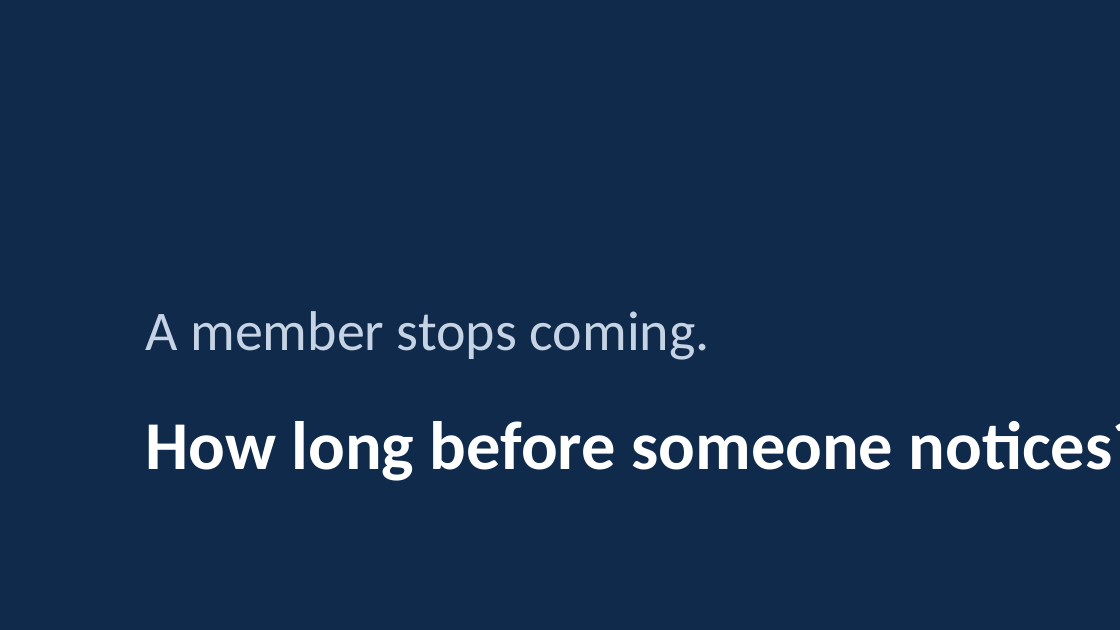
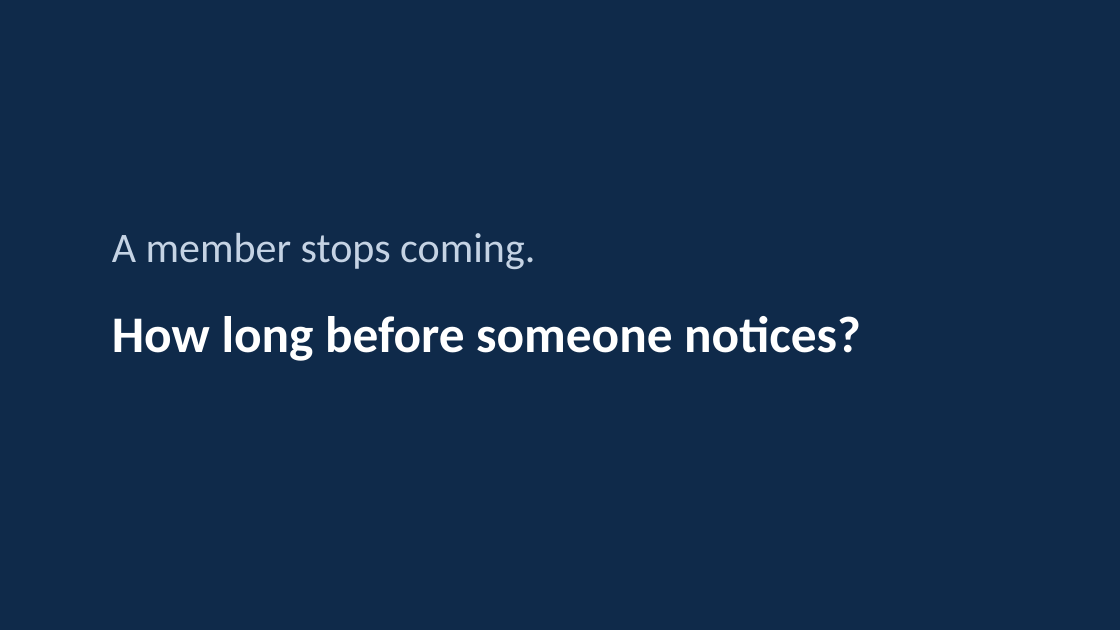
Before and after one commit to nhanhayhaw/ChurchCONNECT, a slide deck: slide 2 of docs/ChurchConnect-Leadership-Presentation.pptx. Drawn at 1120x630 pixels with LibreOffice and Linux fonts; fonts in the diff are those of the drawing. Boxes give left, top, right and bottom in pixels: in the first picture for what was removed or moved away, otherwise in the second. Text is boxed around its words. In the diff, an @@ line names an element or a change of style, - is before the commit and + after.

```diff
--- a/docs/ChurchConnect-Leadership-Presentation.pptx
+++ b/docs/ChurchConnect-Leadership-Presentation.pptx
@@ text "A member stops coming." moved from (x1=145, y1=311, x2=710, y2=360) to (x1=112, y1=233, x2=535, y2=269) @@
@@ text "A member stops coming." at (x1=112, y1=233, x2=535, y2=269): size 36 to 27 pt @@
@@ text "How long before someone notices?" moved from (x1=145, y1=421, x2=1120, y2=481) to (x1=112, y1=316, x2=861, y2=361) @@
@@ text "How long before someone notices?" at (x1=112, y1=316, x2=861, y2=361): size 44 to 33 pt @@
```
Also in this commit, not shown: 21 other slides changed, 31 other files.
